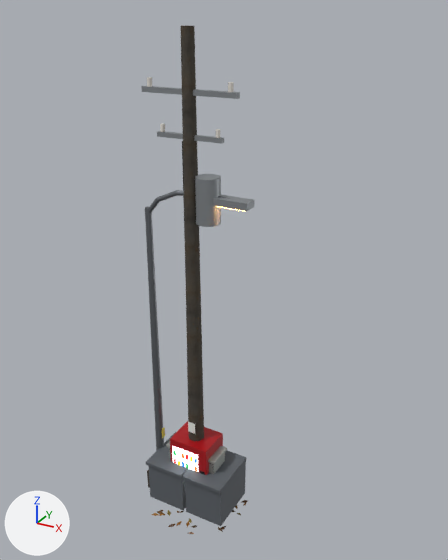
A saved change to the glTF model dawn/real/props.glb.
One viewpoint serves both versions: a 50 mm lens placed at (6.12, -9.82, 10.79), pointed at (0.56, 0.28, 5.74). The lights are fixed; the arrows at lower left show +X, +Y and +Z. The picture after the commit comes second. Vertices at exactly the same position are counted once.

Script lines for the objects in view, before the commit:
```python
ob_dumpster = bpy.data.objects.new('dumpster', me_dumpster)
ob_dumpster.location = (0.0, 0.0, 0.0)
ob_lamp = bpy.data.objects.new('lamp', me_lamp)
ob_lamp.location = (0.0, 0.0, 0.0)
ob_vending = bpy.data.objects.new('vending', me_vending)
ob_vending.location = (0.0, 0.0, 0.0)
# also in view: 'upole' at (0.0, 0.0, 5.25)
```
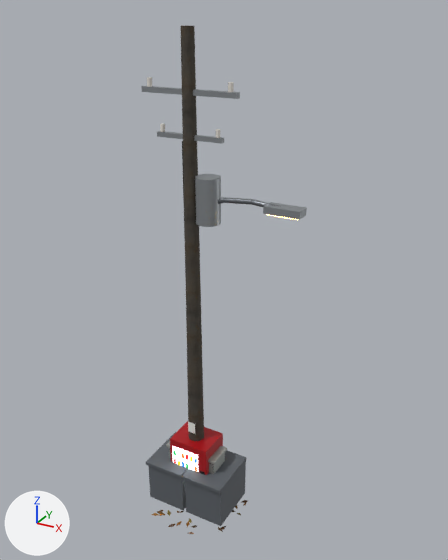
Commit message: dawn/real: 가로등 원점을 기둥 밑동으로(광원 자리와 맞춤)

The change in detail:
me_lamp is used by ob_lamp; location (0.0, 0.0, 0.0).
me_lamp had 162 vertices, 288 faces and spanned x -1.27..1.27, y -0.25..0.25, z 0.0..7.6.
me_lamp now has 162 vertices, 288 faces and spans x -0.25..2.3, y -0.25..0.25, z 0.0..7.6.
me_lamp part 1: the whole mesh is moved by (1.02, 0.0, 0.0).

What differs and where, as boxes [x1, y1, x2, y2] in the pictures (448 x 560 px):
'lamp', moved: before [145, 190, 254, 488]; after [218, 197, 307, 220]
